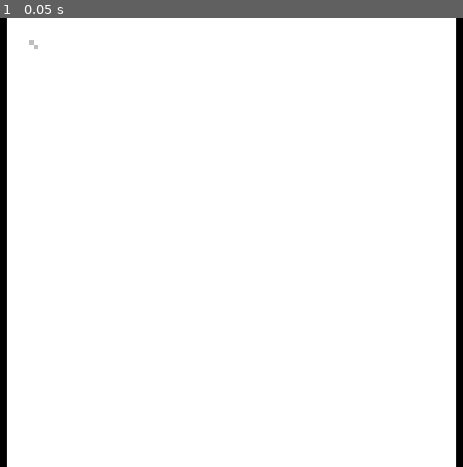
Above: before the commit, frame 1.
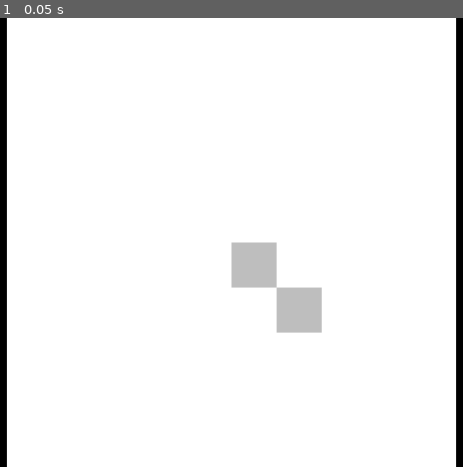
Above: after the commit, the same moment.

Repository: Dobefu/godot-game-of-life
Game: Godot game, scene res://main.tscn
The game is run twice, just before and just after one commit, with the same random seed, the same clock (stepped at 60 frames per second) and the same inputs.
Inputs:
- Up to frame 1 (0.05 s): no input

The runs differ from the first frame. In frame 1, 2.1% of the frame differs, in the area x 6-70%, y 4-71%.

Commit message:
Fix integer division by casting to float

Diff:
--- a/canvas.gd
+++ b/canvas.gd
@@ -1,13 +1,13 @@
 extends Control
 
-var texture : ImageTexture
-var image : Image
+var texture: ImageTexture
+var image: Image
 
-var width = 100
-var height = 100
+var width = 10
+var height = 10
 
-var window_size : Vector2i
-var window_size_prev : Vector2i
+var window_size: Vector2i
+var window_size_prev: Vector2i
 
 func _ready() -> void:
 	image = Image.create_empty(width, height, false, Image.FORMAT_L8)
@@ -28,4 +28,4 @@
 	image.set_pixel(6, 6, Color.GRAY)
 
 	var draw_size = min(window_size.x, window_size.y)
-	draw_texture_rect(texture, Rect2(Vector2(window_size.x / 2 - draw_size / 2, window_size.y / 2 - draw_size / 2), Vector2i(draw_size, draw_size)), false)
+	draw_texture_rect(texture, Rect2(Vector2(float(window_size.x) / 2 - draw_size / 2, float(window_size.y) / 2 - draw_size / 2), Vector2i(draw_size, draw_size)), false)
